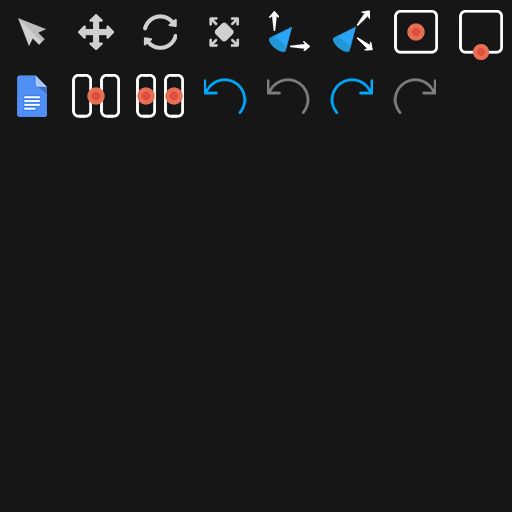
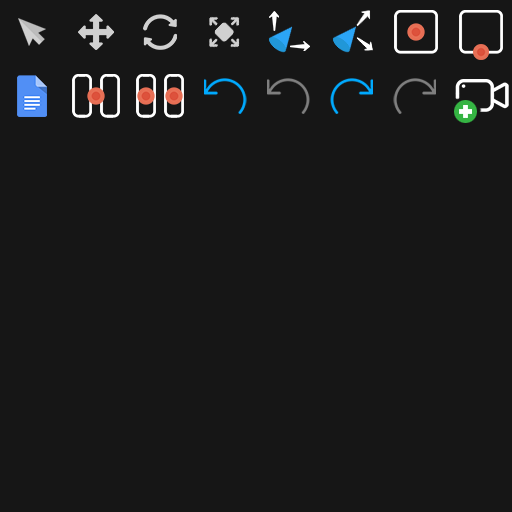
Layered file, before and after one edit (512 x 512). Changes by layer:
added group "Add Camera" with 2 layers above "Redo disabled" over [454, 79, 509, 123]
added layer "Add copy" in group "Add Camera" over [454, 100, 477, 123]
added layer "Camera" in group "Add Camera" over [454, 79, 509, 112]
